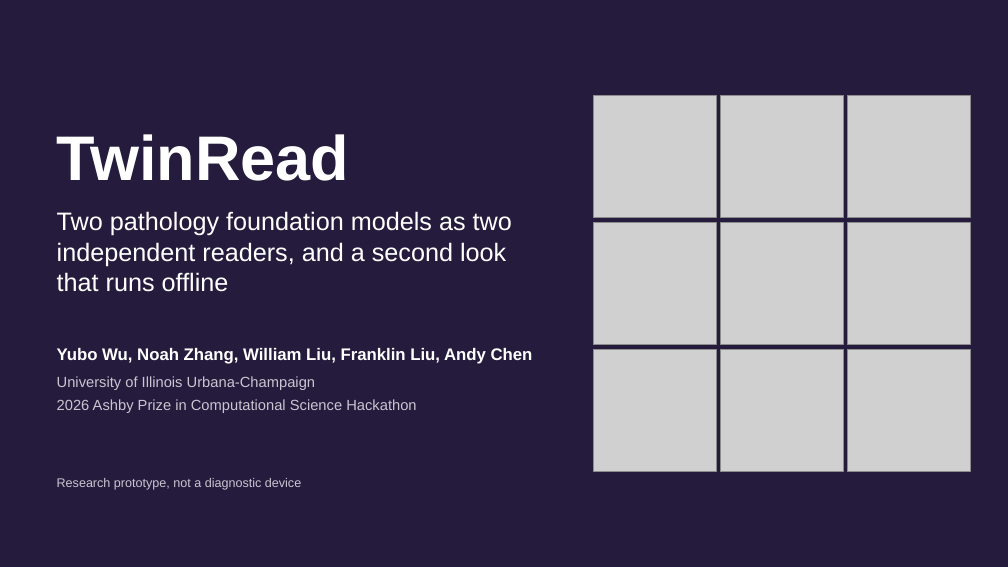
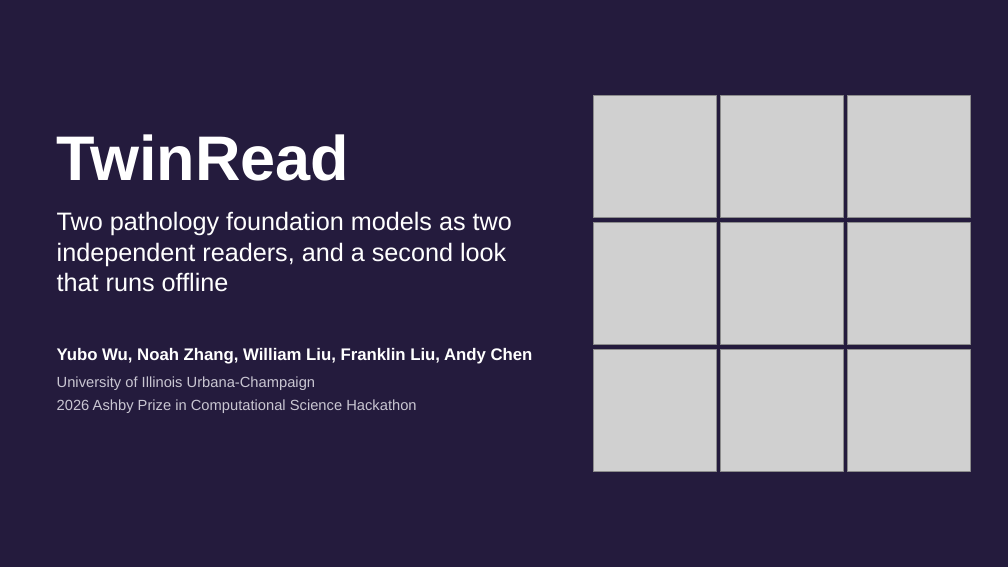
Before and after one commit to iujab/twinread-conch-musk-edge, a slide deck: slide 1 of docs/twinread_deck.pptx. Drawn at 1008x567 pixels with LibreOffice and Linux fonts; fonts in the diff are those of the drawing; grey boxes stand for pictures. Boxes give left, top, right and bottom in pixels: in the first picture for what was removed or moved away, otherwise in the second. Text is boxed around its words. In the diff, an @@ line names an element or a change of style, - is before the commit and + after.

```diff
--- a/docs/twinread_deck.pptx
+++ b/docs/twinread_deck.pptx
@@ text removed at (x1=57, y1=478, x2=301, y2=490) @@
-Research prototype, not a diagnostic device
```
Also in this commit, not shown: 18 other slides changed, 1 slide added, 8 other files.
